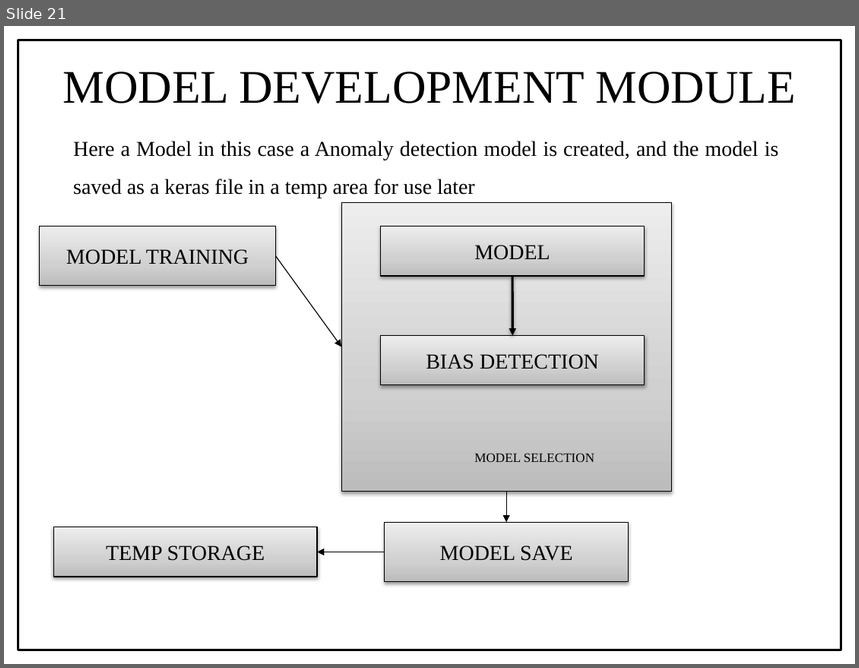
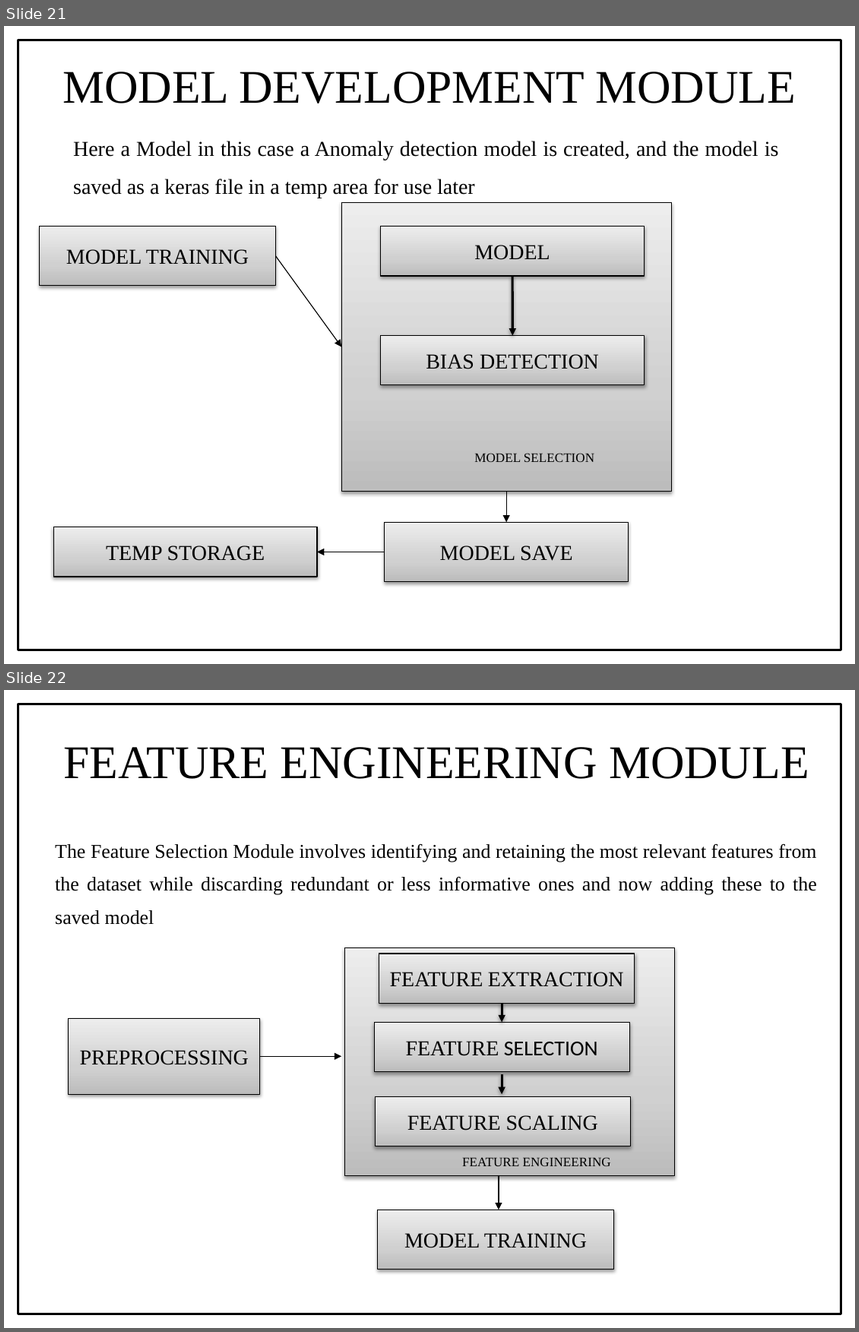
Before and after one commit to Renegadez518/IotSecurityProj, a slide deck: IOTProjreview ppt.pptx. Shown one above the other, each under a label of ours: slide 21 before the commit, slides 21 and 22 after it. The pictures are 859x668 and 859x1332 pixels, drawn with LibreOffice and Linux fonts; fonts in the diff are those of the drawing. Boxes give left, top, right and bottom in pixels: in the first picture for what was removed or moved away, otherwise in the second. Text is boxed around its words. In the diff, an @@ line names an element or a change of style, - is before the commit and + after.

```diff
--- a/IOTProjreview ppt.pptx
+++ b/IOTProjreview ppt.pptx
@@ slide 22 added at box(4, 690, 855, 1328), background #FFFFFF @@
@@ rectangle added at box(18, 704, 842, 1315), outline #000000 2 pt @@
@@ title added at box(63, 747, 809, 779), 39.6 pt, text #000000 @@
+FEATURE ENGINEERING MODULE
@@ text added at box(55, 844, 817, 925), 16.6 pt, text #000000 @@
+The Feature Selection Module involves identifying and retaining the most relevant features from the dataset while discarding redundant or less informative ones and now adding these to the saved model
@@ rectangle added at box(69, 1018, 260, 1094), fill gradient #BDBDBD to #D1D1D1 to #EEEEEE, outline #000000 0.75 pt, 18 pt, text #000000 @@
+PREPROCESSING
@@ group added at box(260, 948, 675, 1210): 4 rectangles, 4 arrows, 1 text @@
+FEATURE EXTRACTION
+FEATURE SELECTION
+FEATURE SCALING
+FEATURE ENGINEERING
@@ rectangle added at box(378, 1210, 614, 1270), fill gradient #BDBDBD to #D1D1D1 to #EEEEEE, outline #000000 0.75 pt, 18 pt, text #000000 @@
+MODEL TRAINING
```
Also in this commit, not shown: 4 other slides added.
